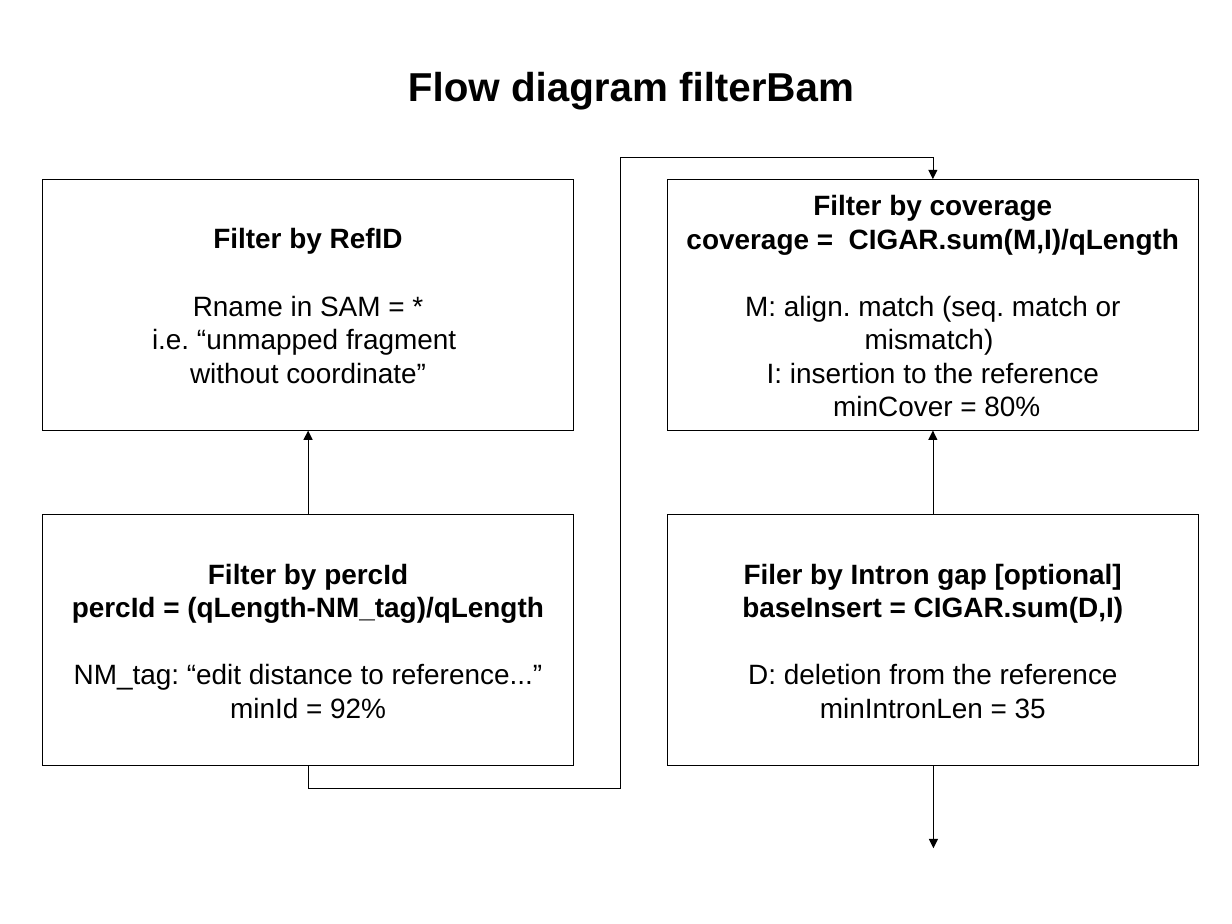
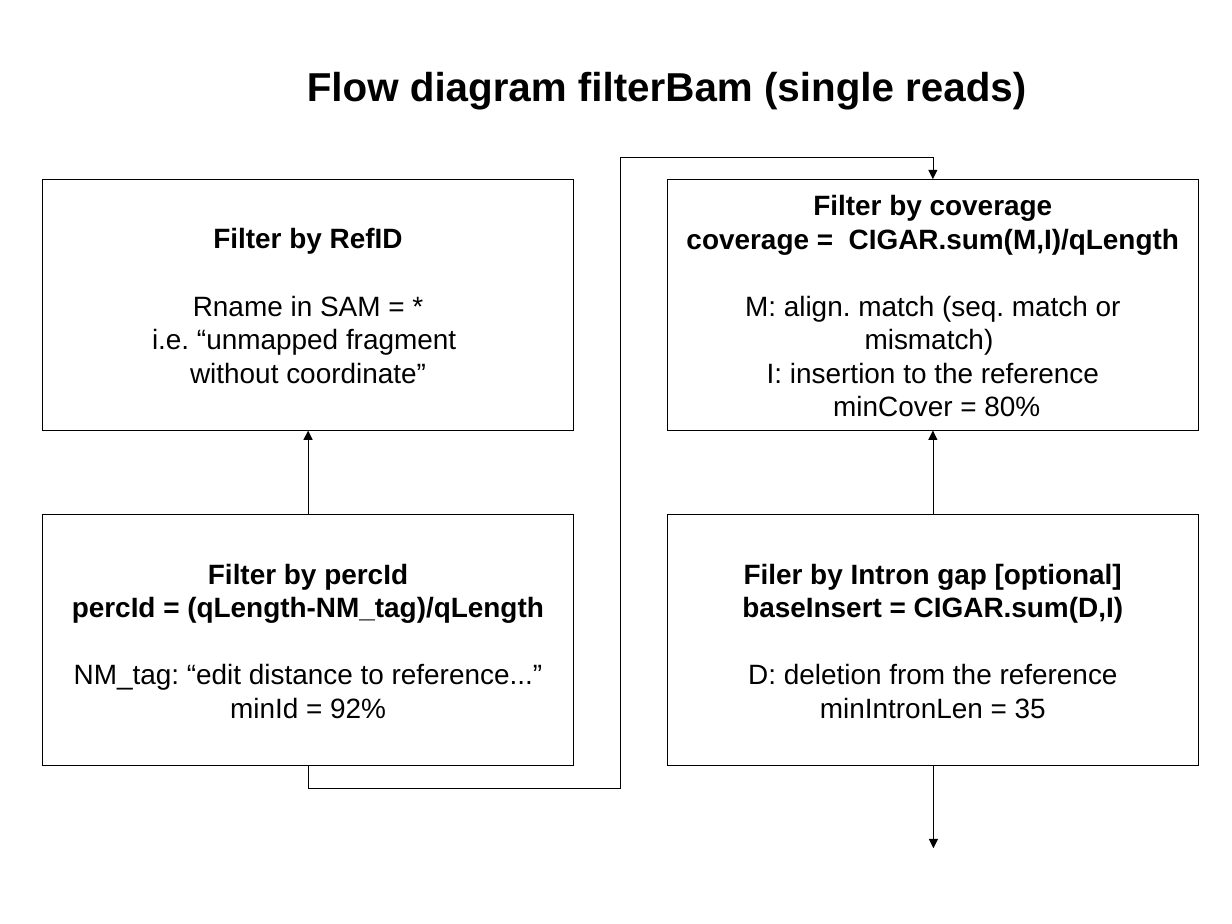
Before and after one commit to Gaius-Augustus/Augustus, a slide deck: slide 1 of auxprogs/filterBam/filterBam.odp. Drawn at 1232x924 pixels with LibreOffice and Linux fonts; fonts in the diff are those of the drawing. Boxes give left, top, right and bottom in pixels: in the first picture for what was removed or moved away, otherwise in the second. Text is boxed around its words. In the diff, an @@ line names an element or a change of style, - is before the commit and + after.

Commit message:
Updated presentation about the filter.

Former-commit-id: a9693a0373345a7134faa5271b93fe3cd7fa8e02

```diff
--- a/auxprogs/filterBam/filterBam.odp
+++ b/auxprogs/filterBam/filterBam.odp
@@ text at (307, 71, 1026, 109): text changed @@
-Flow diagram filterBam
+Flow diagram filterBam (single reads)
```
Also in this commit, not shown: 2 other slides changed, 4 slides added.
